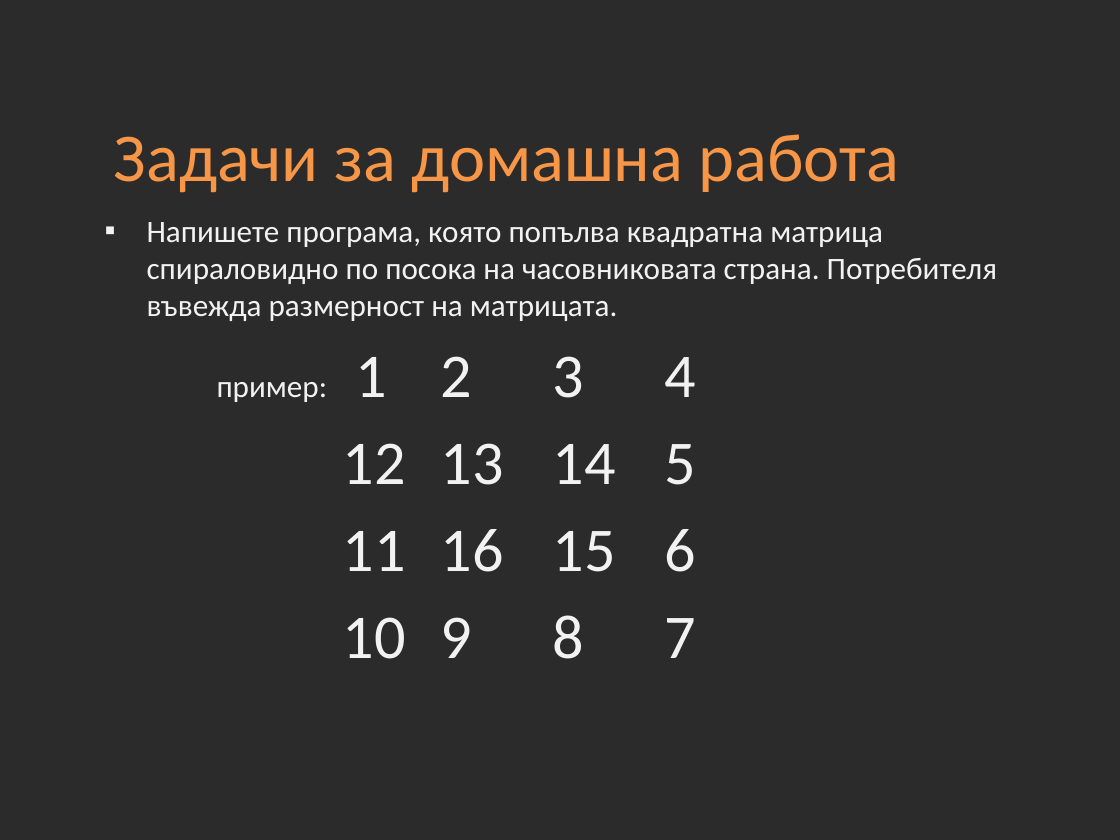
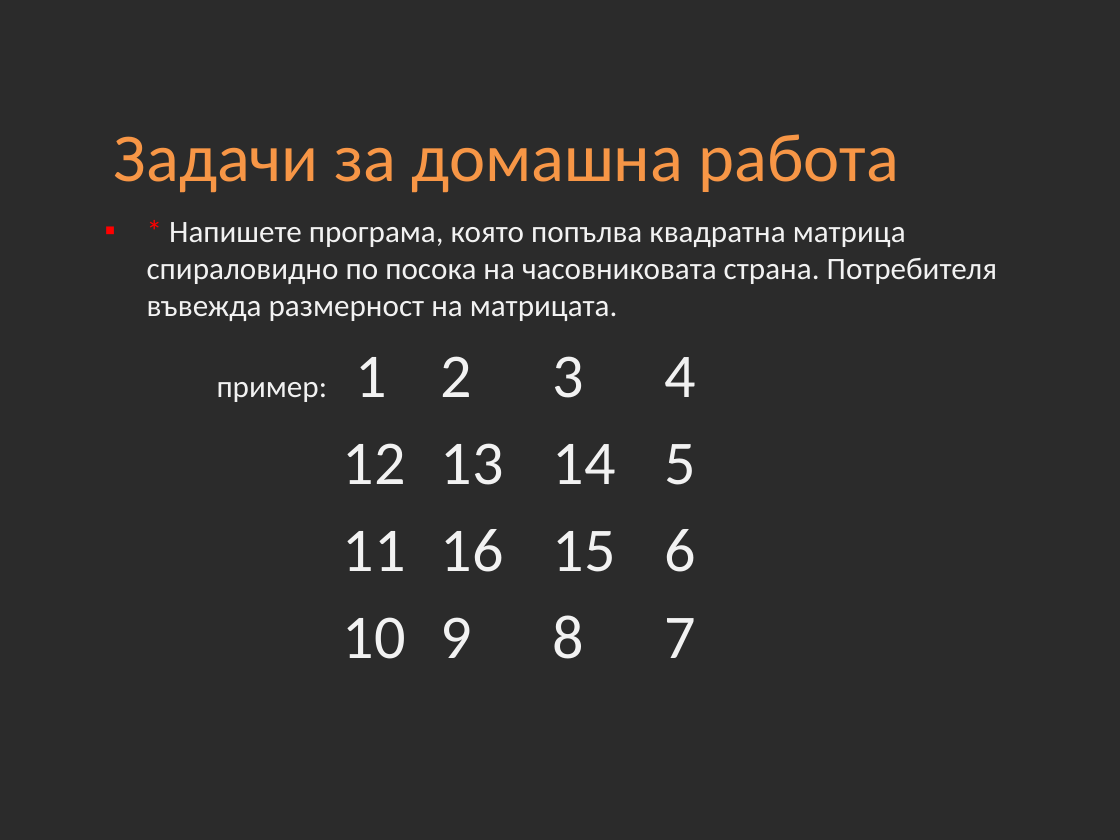
Before and after one commit to Academy-Soft-Intellect/Programming-Introduction-Course, a slide deck: slide 31 of 07-Arrays.pptx. Drawn at 1120x840 pixels with LibreOffice and Linux fonts; fonts in the diff are those of the drawing; background and template pictures are left out; a plain dark background stands for a picture behind light text. Boxes give left, top, right and bottom in pixels: in the first picture for what was removed or moved away, otherwise in the second. Text is boxed around its words. In the diff, an @@ line names an element or a change of style, - is before the commit and + after.

```diff
--- a/07-Arrays.pptx
+++ b/07-Arrays.pptx
@@ text at <box>147,222,997,321</box>: text changed @@
-▪ Напишете програма, която попълва квадратна матрица спираловидно по посока на часовниковата страна. Потребителя въвежда размерност на матрицата.
+▪ * Напишете програма, която попълва квадратна матрица спираловидно по посока на часовниковата страна. Потребителя въвежда размерност на матрицата.
```
Also in this commit, not shown: 5 other slides changed, 30 other files.
